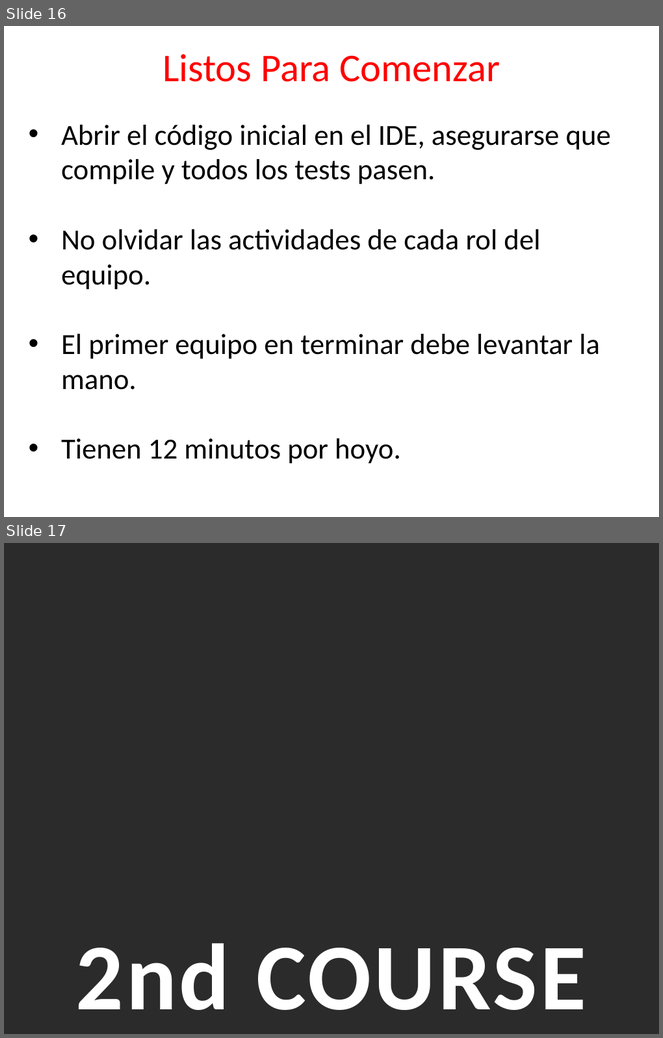
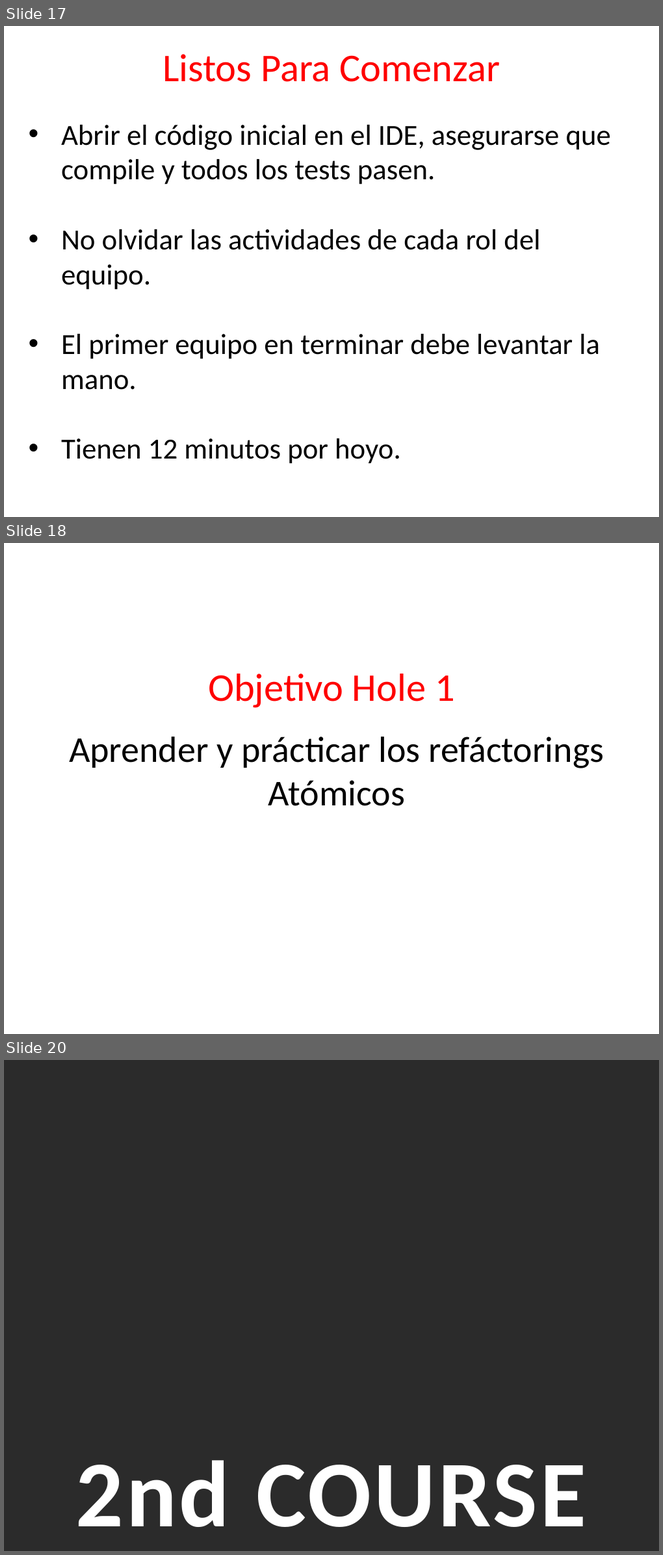
Before and after one commit to angelnunezsalazar/Refactoring-Golf, a slide deck: ppt/Diapositivas.pptx. Shown one above the other, each under a label of ours: slides 16 and 17 before the commit, slides 17, 18 and 20 after it; the slides between them are not shown. The pictures are 663x1038 and 663x1555 pixels, drawn with LibreOffice and Linux fonts; fonts in the diff are those of the drawing; background and template pictures are left out; a plain dark background stands for a picture behind light text. Boxes give left, top, right and bottom in pixels: in the first picture for what was removed or moved away, otherwise in the second. Text is boxed around its words. In the diff, an @@ line names an element or a change of style, - is before the commit and + after.

```diff
--- a/ppt/Diapositivas.pptx
+++ b/ppt/Diapositivas.pptx
@@ slide 18 added at <box>4,543,659,1034</box>, background #FFFFFF @@
@@ title added at <box>208,674,455,708</box>, 43.2 pt, text #FF0000 @@
+Objetivo Hole 1
@@ text added at <box>69,737,604,806</box>, 40 pt, text #000000 @@
+Aprender y prácticar los refáctorings Atómicos
@@ what was slide 16 is now slide 17 @@
@@ what was slide 17 is now slide 20 @@
```
Also in this commit, not shown: 1 slide changed, 2 other slides added, 6 other files.
